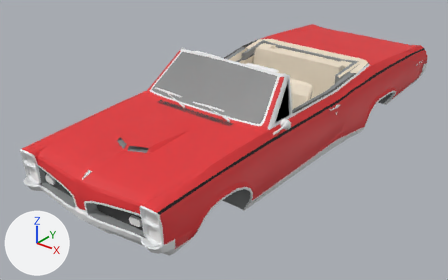
Two versions of the OBJ model CPSC585/models/convertable/al_carpone_model_chassis_solid.obj, one commit apart.
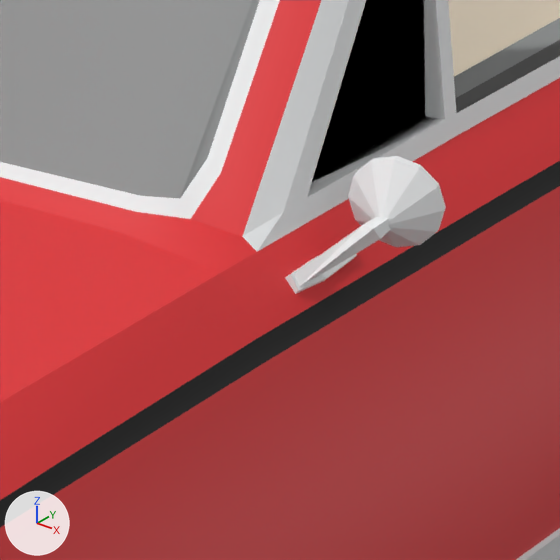
Old and new are each drawn whole from a 50 mm lens placed at (3.89, -5.23, 3.49), pointed at (-0.18, -0.15, 0.34) and again close up on the part from 53% to 68% of the width and 36% to 59% of the height. Arrows for +X, +Y and +Z are at lower left; the lights stay in place. Where no turn or scale is listed for an object, it has been applied to the vertices. Vertices at the same position are counted once.

Names of what the first close-up shows: 'CHASSIS_left_door_Mesh.002'.
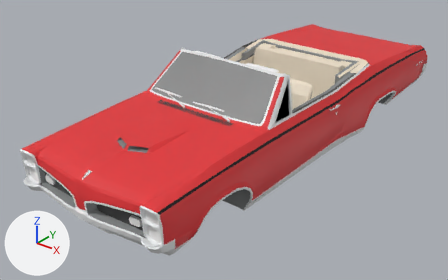
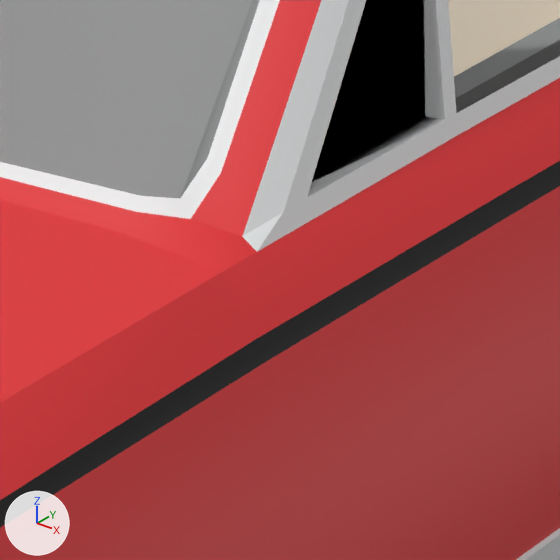
The newer file is also turned or shifted as a whole; pictures and numbers use the older file's frame.

What the commit changed:
me_chassis_left_door_mesh_002 has 6259 vertices, 10849 faces and spans x -1.0..1.0, y -2.41..3.0, z 0.25..1.4.
me_chassis_left_door_mesh_002 is used by ob_chassis_left_door_mesh_002; location (0.0, 0.0, 0.0).
me_chassis_left_door_mesh_002 part 1: the loose piece of 26 vertices spanning x 0.86..0.98, y -0.62..-0.54, z 0.94..1.05 is deleted.
me_chassis_left_door_mesh_002 part 2: the loose piece of 12 vertices spanning x 0.87..0.94, y -0.69..-0.6, z 0.92..1.0 is deleted.
me_chassis_left_door_mesh_002 part 3: the loose piece of 12 vertices spanning x 0.86..0.88, y -0.7..-0.58, z 0.91..0.94 is deleted.

Location of each change, [x1, y1, x2, y2] in pixels of the close-ups (560 x 560 px):
part 1 of me_chassis_left_door_mesh_002, deleted: before [348, 156, 446, 247]
part 2 of me_chassis_left_door_mesh_002, deleted: before [294, 216, 390, 286]
part 3 of me_chassis_left_door_mesh_002, deleted: before [285, 254, 357, 294]
